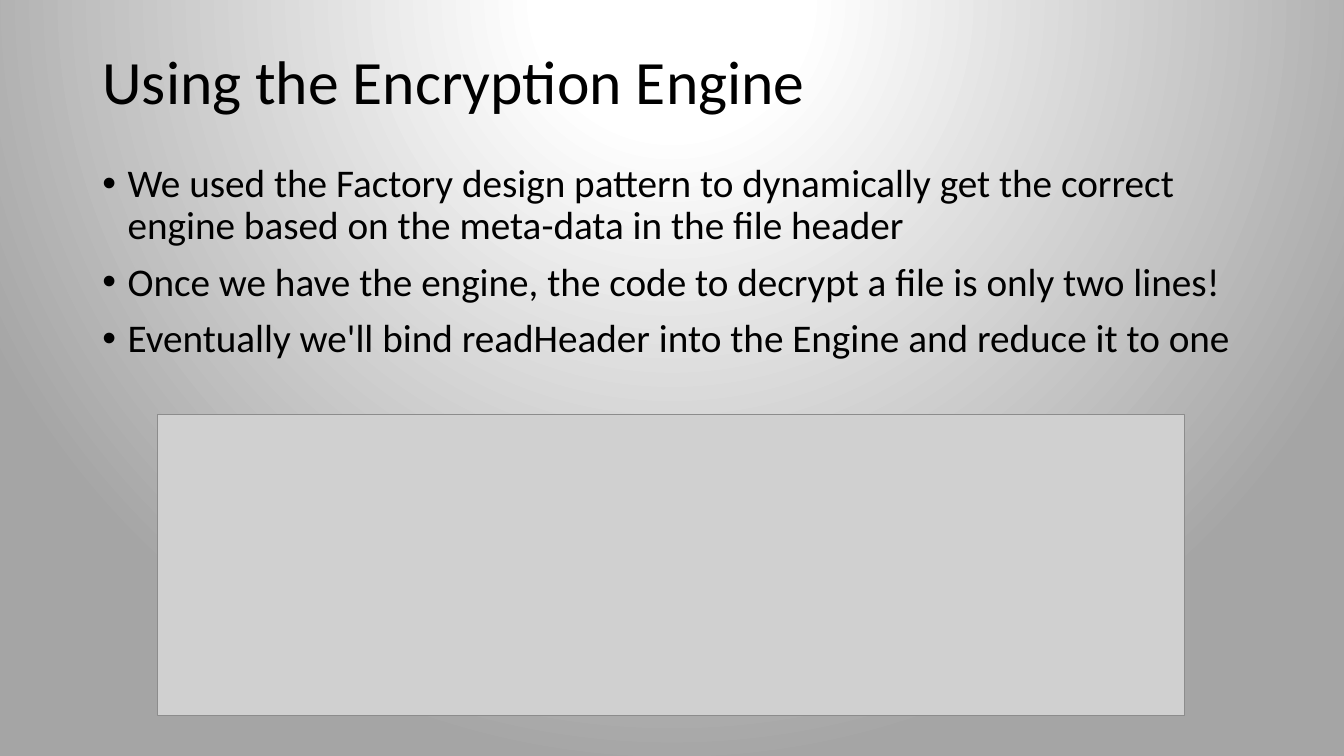
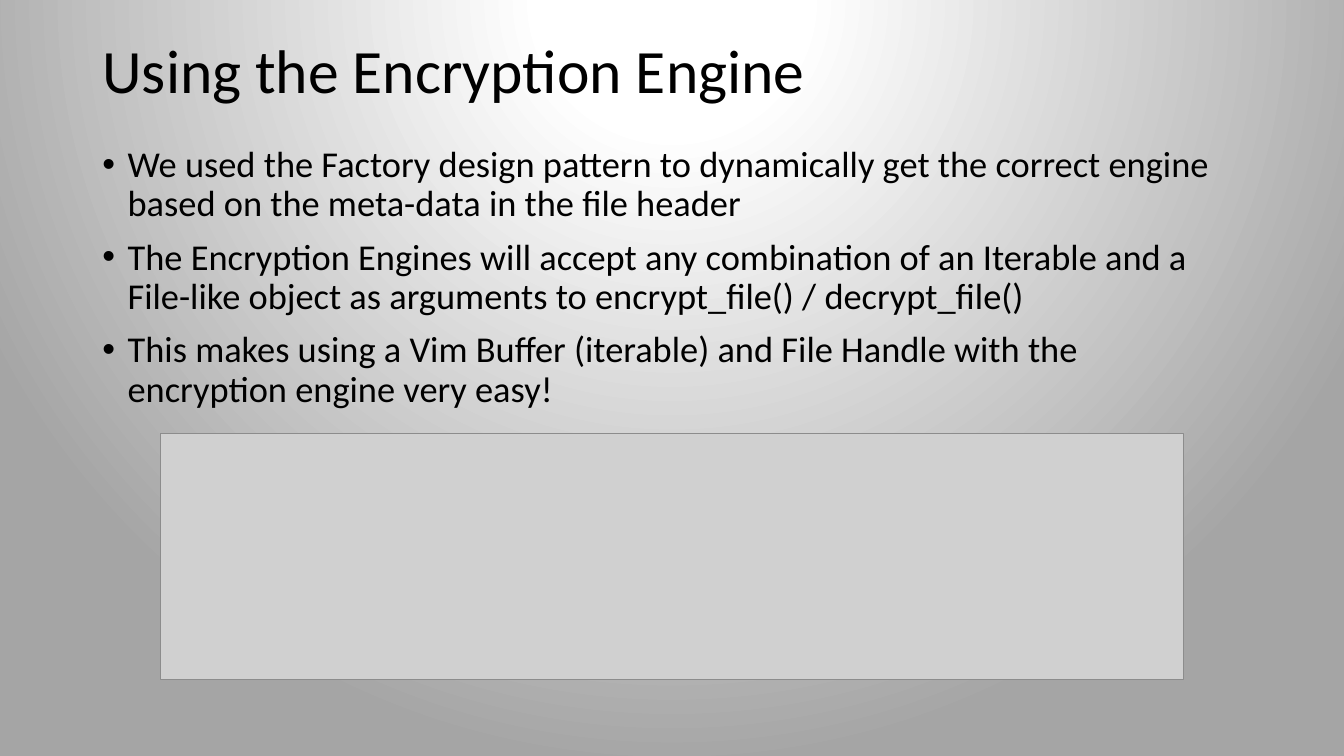
Before and after one commit to manistal/vimcryption, a slide deck: slide 6 of doc/final/FinalPresentation_Vimcryption.pptx. Drawn at 1344x756 pixels with LibreOffice and Linux fonts; fonts in the diff are those of the drawing; grey boxes stand for pictures. Boxes give left, top, right and bottom in pixels: in the first picture for what was removed or moved away, otherwise in the second. Text is boxed around its words. In the diff, an @@ line names an element or a change of style, - is before the commit and + after.

Commit message:
Messed around with some formatting, updated some slides that show the bridge between vim and the engines

```diff
--- a/doc/final/FinalPresentation_Vimcryption.pptx
+++ b/doc/final/FinalPresentation_Vimcryption.pptx
@@ title "Using the Encryption Engine": place and size @@
-title "Using the Encryption Engine" at (102,61,804,115)
+title "Using the Encryption Engine" at (102,50,804,104)
@@ text "We used the Factory design ...": place and size @@
-text "We used the Factory design ..." at (128,169,1230,359)
+text "We used the Factory design ..." at (128,151,1209,409)
@@ text at (128,151,1209,217): size 28 to 26 pt in "We used the Factory design pattern to ..." @@
@@ text at (128,244,1186,409): text changed; size 28 to 26 pt @@
-• Once we have the engine, the code to decrypt a file is only two lines!
-• Eventually we'll bind readHeader into the Engine and reduce it to one
+• The Encryption Engines will accept any combination of an Iterable and a File-like object as arguments to encrypt_file() / decrypt_file()
+• This makes using a Vim Buffer (iterable) and File Handle with the encryption engine very easy!
@@ picture: place and size @@
-picture at (157,414,1185,716)
+picture at (160,434,1185,680)
```
Also in this commit, not shown: 5 other slides changed.
